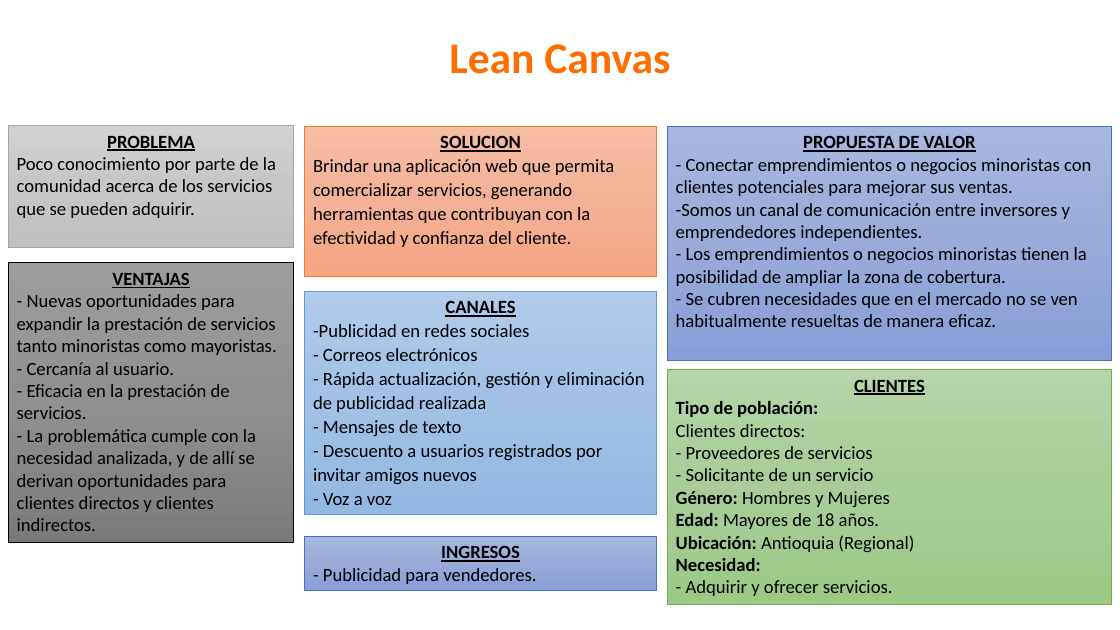
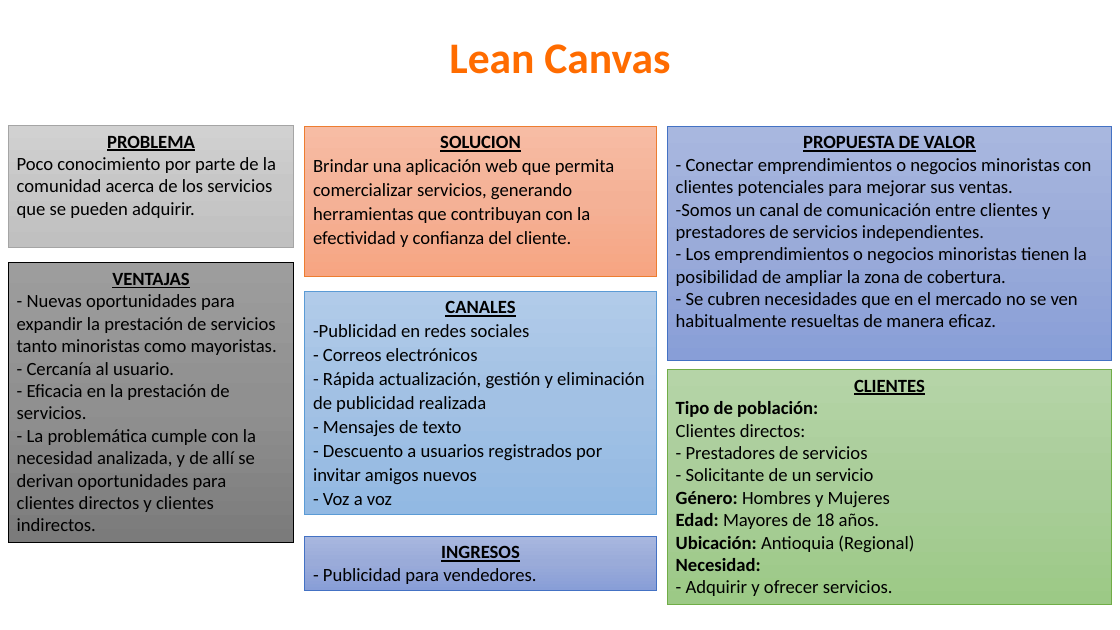
Before and after one commit to yeseniaquejada/SERVICE_MARKET, a slide deck: slide 8 of PROYECTO FORMATIVO.pptx. Drawn at 1120x630 pixels with LibreOffice and Linux fonts; fonts in the diff are those of the drawing; background and template pictures are left out. Boxes give left, top, right and bottom in pixels: in the first picture for what was removed or moved away, otherwise in the second. Text is boxed around its words. In the diff, an @@ line names an element or a change of style, - is before the commit and + after.

```diff
--- a/PROYECTO FORMATIVO.pptx
+++ b/PROYECTO FORMATIVO.pptx
@@ text in rectangle at box(676, 203, 1050, 241): text changed @@
--Somos un canal de comunicación entre inversores y emprendedores independientes.
+-Somos un canal de comunicación entre clientes y prestadores de servicios independientes.
@@ text in rectangle at box(686, 446, 867, 459): text changed @@
-- Proveedores de servicios
+- Prestadores de servicios
```
Also in this commit, not shown: 9 other slides changed, 41 other files.
